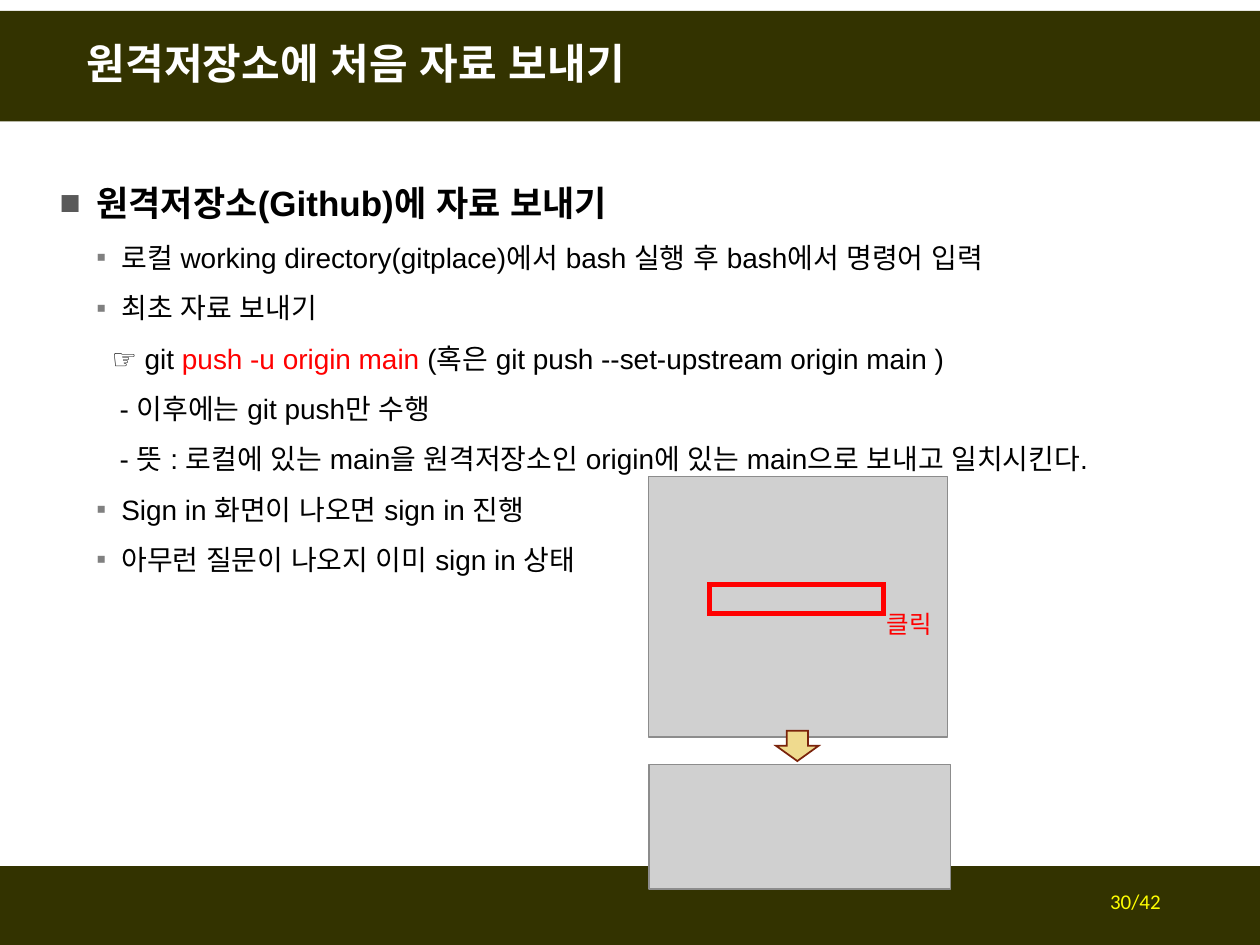
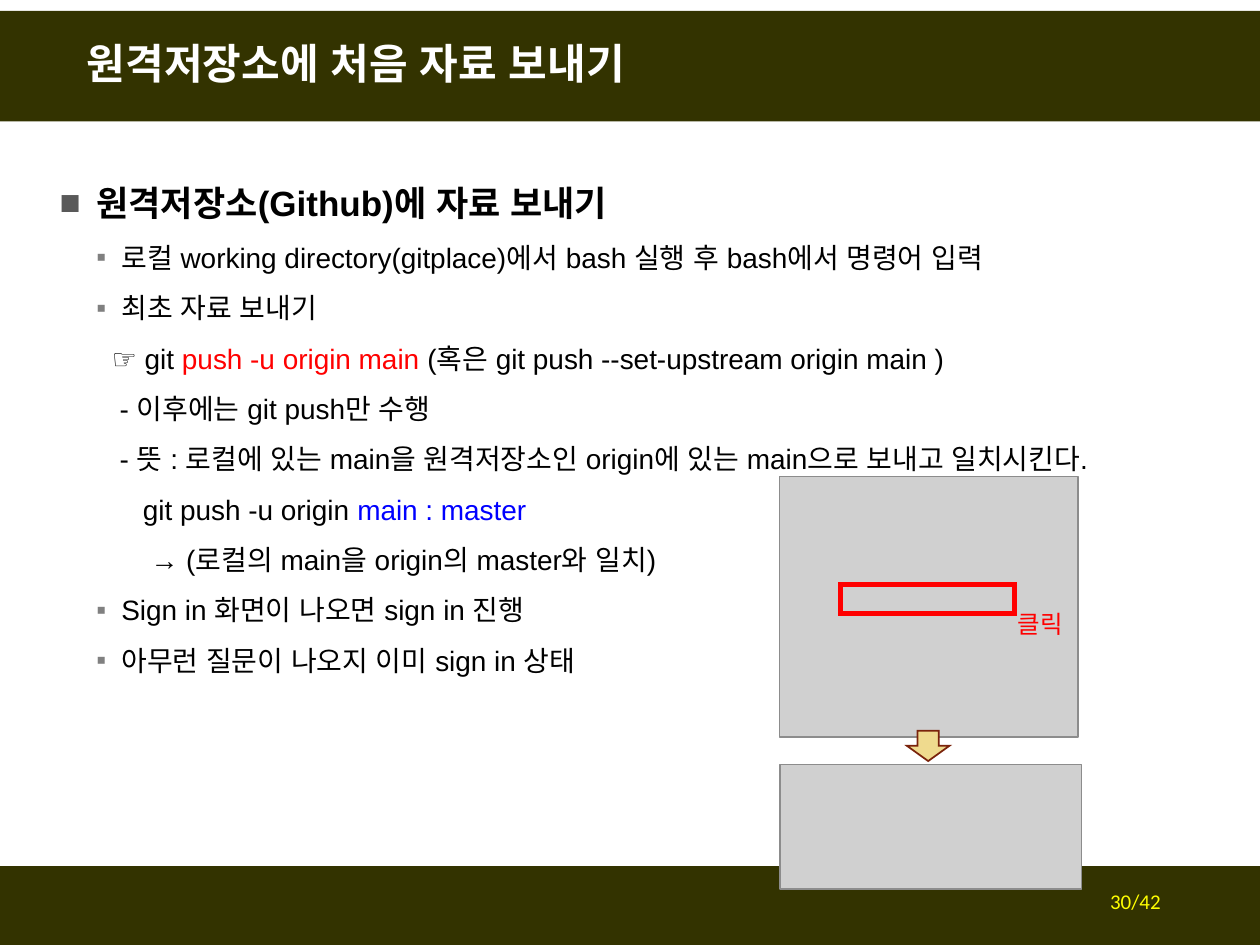
Before and after one commit to fasthill/github-lecture, a slide deck: slide 30 of git및github첫걸음2-원격저장소만들기.pptx. Drawn at 1260x945 pixels with LibreOffice and Linux fonts; fonts in the diff are those of the drawing; grey boxes stand for pictures. Boxes give left, top, right and bottom in pixels: in the first picture for what was removed or moved away, otherwise in the second. Text is boxed around its words. In the diff, an @@ line names an element or a change of style, - is before the commit and + after.

```diff
--- a/git및github첫걸음2-원격저장소만들기.pptx
+++ b/git및github첫걸음2-원격저장소만들기.pptx
@@ text at [143, 499, 656, 576]: paragraphs added @@
+  git push -u origin main : master
+  → (로컬의 main을 origin의 master와 일치)
@@ 2 pictures, 1 text, 1 rectangle, 1 right arrow: place and size @@
-2 pictures, 1 text, 1 rectangle, 1 right arrow at [649, 476, 950, 888]
+2 pictures, 1 text, 1 rectangle, 1 right arrow at [779, 476, 1081, 888]
```
